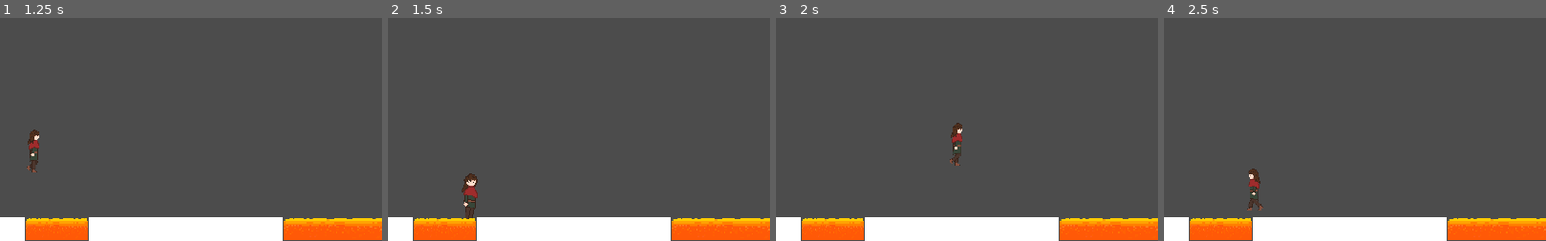
Above: before the commit, frames 1-4 (left to right).
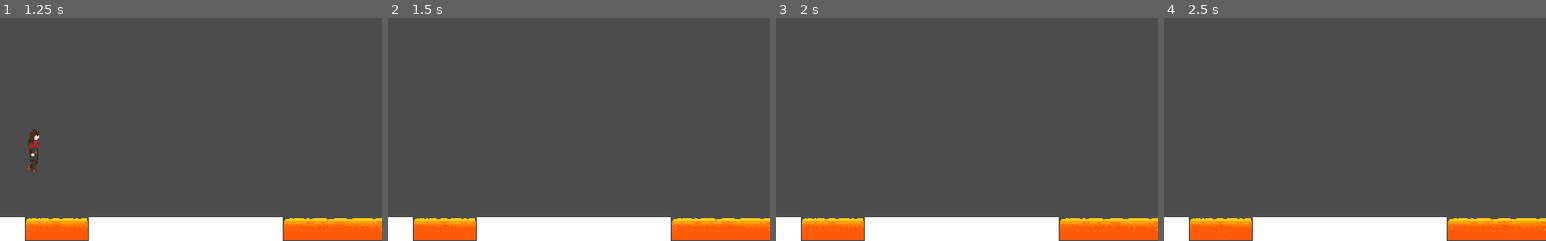
Above: after the commit, the same moments.

Repository: pjheden/ronja-robberdaughter
Game: Godot game, scene res://World.tscn
Same seed, same stepped clock (60 frames per second), same inputs: the game is played once before the commit and once after it.
Inputs:
- Up to frame 1 (1.25 s): tap Enter at 0.5 s; hold Right (ui_right) from 0.53 s (still down); tap Space (jump) at 0.77 s
- Up to frame 2 (1.5 s): keep holding Right (ui_right)
- Up to frame 3 (2 s): keep holding Right (ui_right); tap Space (jump) at 1.52 s
- Up to frame 4 (2.5 s): release Right (ui_right) at 2.03 s; hold Left (ui_left) from 2.03 s (still down)
The pictures show only the part of the screen within x 22-72%, y 50-100%; the shares and areas given below are measured in that part.

Frame 1 is identical in both runs. In frame 2, 0.5% of the frame differs, in the area x 19-24%, y 69-91%; in frame 3, 0.3%; in frame 4, 0.4%.

Commit message:
ADD death condition

Diff:
--- a/Platforms/HarmfulSpritePlatform.tscn
+++ b/Platforms/HarmfulSpritePlatform.tscn
@@ -5,7 +5,9 @@
 
 [node name="Sprite" type="Sprite"]
 
-[node name="StaticBody2D" type="StaticBody2D" parent="."]
+[node name="StaticBody2D" type="StaticBody2D" parent="." groups=[
+"harmful",
+]]
 collision_layer = 2
 
 [node name="CollisionShape2D" type="CollisionShape2D" parent="StaticBody2D"]
--- a/Ronja/Ronja.gd
+++ b/Ronja/Ronja.gd
@@ -53,8 +53,11 @@
 
 	for i in get_slide_count():
 		var collision = get_slide_collision(i)
-#		print("I collided with ", collision.collider.name)
+		if "harmful" in collision.collider.get_groups():
+			die()
 
+
+# This method is only used when we use move_and_collide
 func _on_Player_body_entered(body):
 #	TODO: we need to disguish between what we enter, ie. shouldnt die from hitting platform
 	pass
@@ -62,6 +65,11 @@
 #	emit_signal("hit")
 #	$CollisionShape2D.set_deferred("disabled", true)
 
+func die():
+	hide()
+#	emit_signal("hit")
+	$CollisionShape2D.set_deferred("disabled", true)
+
 # start initializes the player by setting position, making sure its visible and
 # all necessary components is enabled
 func start(pos):
